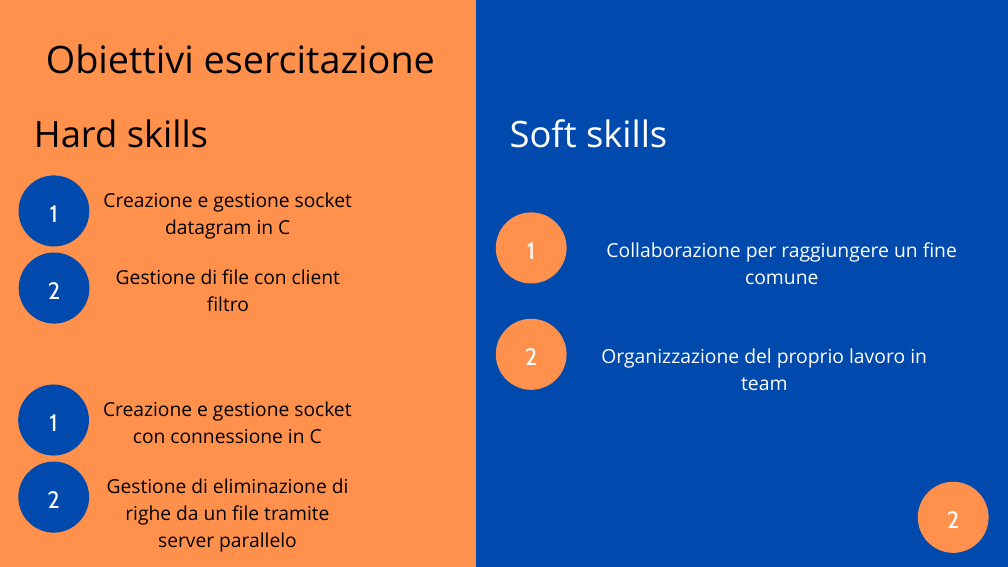
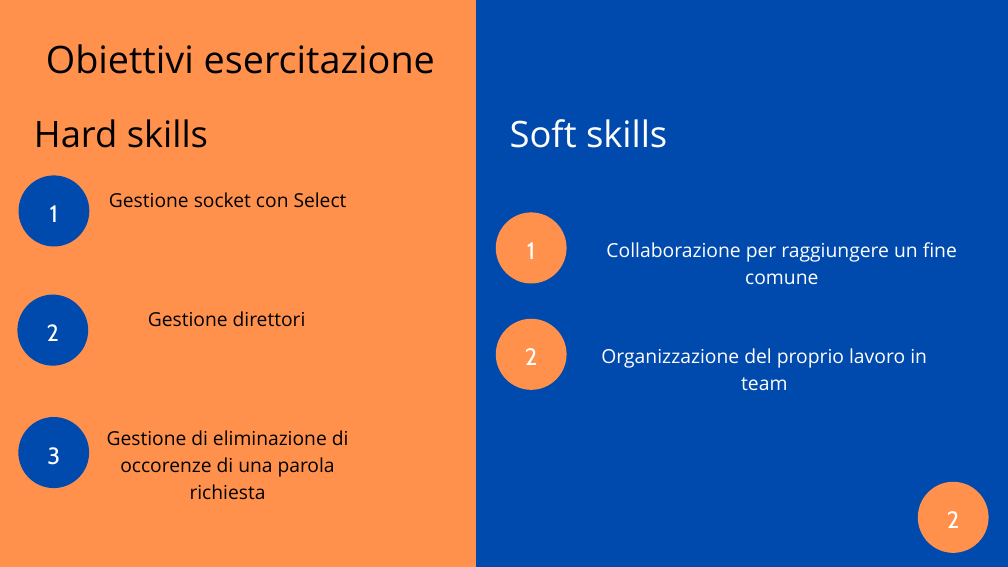
Before and after one commit to ilcors-dev/gruppo-reti, a slide deck: slide 2 of esercitazione_4/documents/Esercitazione 4.pptx. Drawn at 1008x567 pixels with LibreOffice and Linux fonts; fonts in the diff are those of the drawing. Boxes give left, top, right and bottom in pixels: in the first picture for what was removed or moved away, otherwise in the second. Text is boxed around its words. In the diff, an @@ line names an element or a change of style, - is before the commit and + after.

```diff
--- a/esercitazione_4/documents/Esercitazione 4.pptx
+++ b/esercitazione_4/documents/Esercitazione 4.pptx
@@ text at (x1=109, y1=192, x2=347, y2=208): text changed @@
-Creazione e gestione socket datagram in C
+Gestione socket con Select
@@ freeform shape removed at (x1=19, y1=253, x2=89, y2=324) @@
@@ text removed at (x1=116, y1=269, x2=340, y2=311) @@
-Gestione di file con client filtro
@@ freeform shape moved from (x1=18, y1=385, x2=89, y2=456) to (x1=18, y1=294, x2=88, y2=365) @@
@@ text "2" moved from (x1=48, y1=282, x2=60, y2=299) to (x1=47, y1=324, x2=59, y2=341) @@
@@ text "2" at (x1=47, y1=324, x2=59, y2=341): size 34 to 33.5 pt @@
@@ text at (x1=148, y1=311, x2=306, y2=327): text changed @@
-Creazione e gestione socket con connessione in C
+Gestione direttori
@@ freeform shape moved from (x1=18, y1=462, x2=89, y2=533) to (x1=18, y1=417, x2=89, y2=488) @@
@@ text removed at (x1=49, y1=414, x2=57, y2=431) @@
-1
@@ text at (x1=47, y1=447, x2=60, y2=465): text changed; size 34 to 33.5 pt @@
-2
+3
@@ text at (x1=107, y1=430, x2=349, y2=500): text changed @@
-Gestione di eliminazione di righe da un file tramite server parallelo
+Gestione di eliminazione di occorenze di una parola richiesta
```
Also in this commit, not shown: 7 other slides changed.
